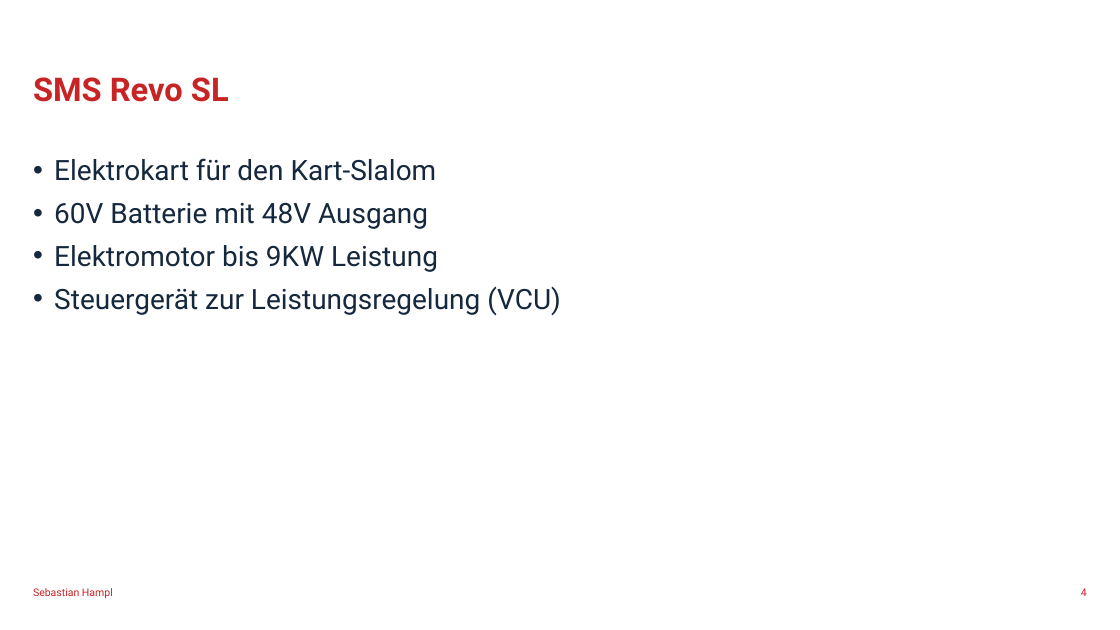
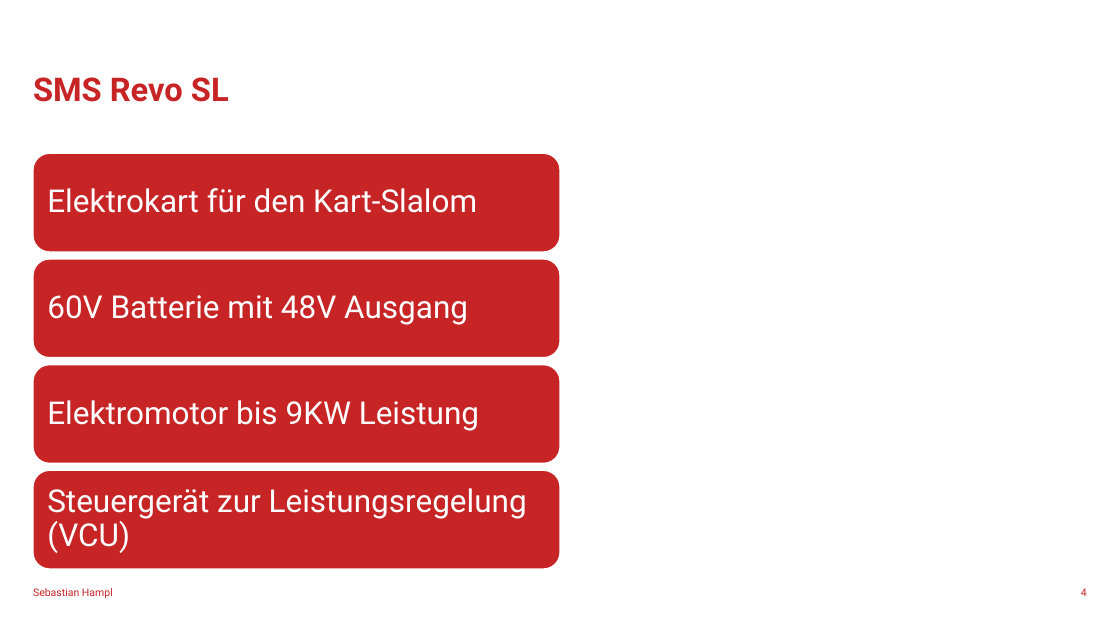
Before and after one commit to SebastianHampl18/Bachelorarbeit, a slide deck: slide 4 of Abschlussvortrag/Abschluss Sebastian Hampl.pptx. Drawn at 1120x630 pixels with LibreOffice and Linux fonts; fonts in the diff are those of the drawing; background and template pictures are left out. Boxes give left, top, right and bottom in pixels: in the first picture for what was removed or moved away, otherwise in the second. Text is boxed around its words. In the diff, an @@ line names an element or a change of style, - is before the commit and + after.

```diff
--- a/Abschlussvortrag/Abschluss Sebastian Hampl.pptx
+++ b/Abschlussvortrag/Abschluss Sebastian Hampl.pptx
@@ text removed at bbox=[54, 158, 561, 316] @@
-• Elektrokart für den Kart-Slalom
-• 60V Batterie mit 48V Ausgang
-• Elektromotor bis 9KW Leistung
-• Steuergerät zur Leistungsregelung (VCU)
@@ group added at bbox=[33, 154, 560, 569]: 4 rounded rectangles, 4 texts @@
+Elektrokart für den Kart-Slalom
+60V Batterie mit 48V Ausgang
+Elektromotor bis 9KW Leistung
+Steuergerät zur Leistungsregelung (VCU)
```
Also in this commit, not shown: 12 other slides changed, 22 slides added, 4 slides removed, 15 other files.
